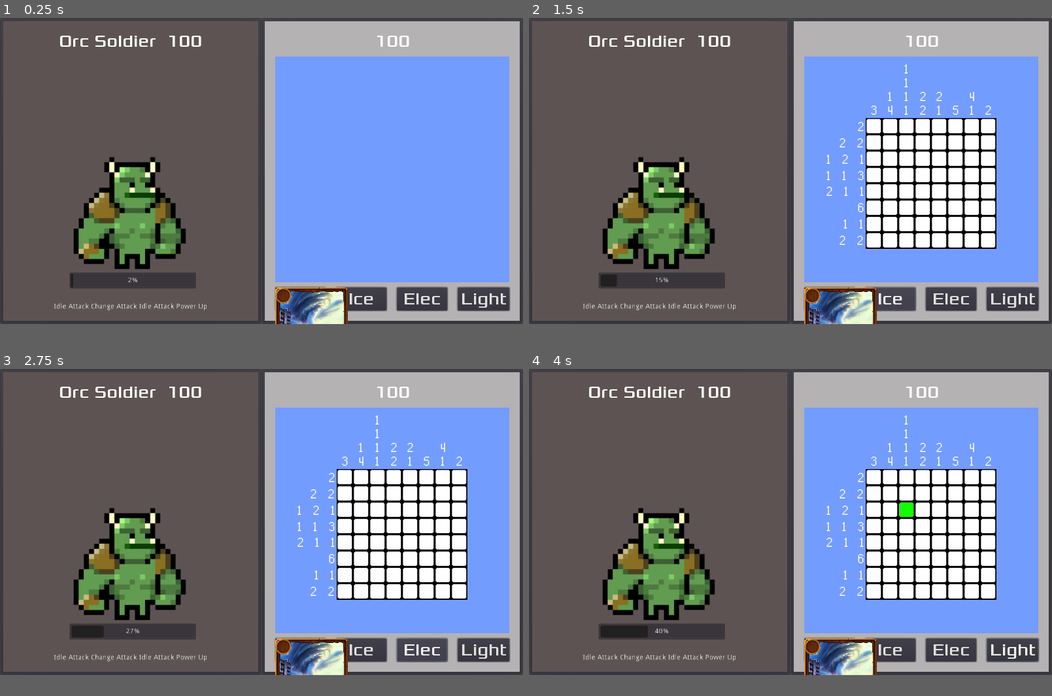
Above: before the commit, frames 1-4 (two rows, left to right).
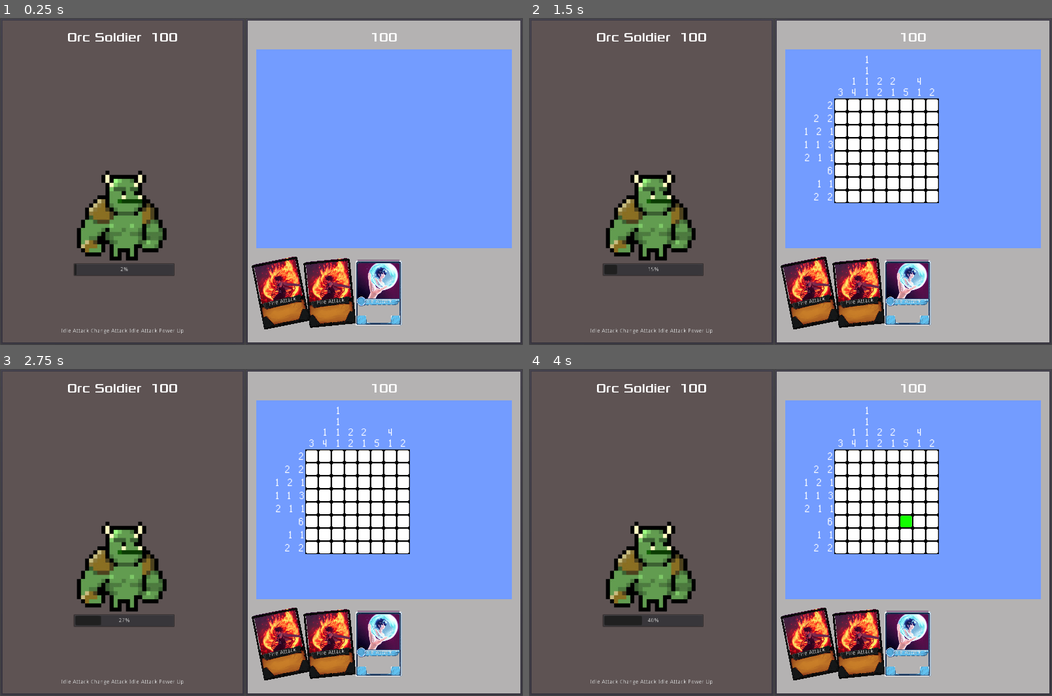
Above: after the commit, the same moments.

Repository: AndrewWilkinson88/LudumDare51
Game: Godot game, scene res://BattleScene.tscn
The game is run twice, just before and just after one commit, with the same random seed, the same clock (stepped at 60 frames per second) and the same inputs.
Inputs (mouse positions are in pixels of both pictures, inside the frame that each line leads up to):
- Up to frame 1 (0.25 s): no input
- Up to frame 2 (1.5 s): click (827, 299) at 0.5 s, where only the run before the commit has a clickable "Fire"; click (889, 299) at 1.25 s, where only the run before the commit has a clickable "Ice"
- Up to frame 3 (2.75 s): click (423, 650) at 2 s, where only the run before the commit has a clickable "Elec"
- Up to frame 4 (4 s): click (1010, 650) at 2.75 s, where only the run before the commit has a clickable "Light"; tap Enter (start_game) at 3.5, 3.6 s; move the mouse to (905, 506) at 3.52 s; hold Right (move_right) from 3.53 s (still down); click (905, 506) at 3.67 s
In our replay, the window is 800x468 before the commit and 800x500 after it. These sizes can differ from the game's own. Grey fills any space a smaller window leaves; there, only what the larger window draws over its background counts as a difference.

The runs differ from the first frame. In frame 1, 27% of the frame differs, in the area x 0-100%, y 0-100%; in frame 2, 38%; in frame 3, 38%; in frame 4, 38%.

Commit message:
Pushing straight to main like a jerk

Diff:
--- a/BattleScene.gd
+++ b/BattleScene.gd
@@ -19,6 +19,9 @@
 var picross_container
 var cur_card
 var player_hand_container
+
+var playerDeckDef
+var playerDeck
 
 signal player_attack
 
@@ -42,17 +45,25 @@
 	current_monster.connect("monster_queue_change", self, "update_monster_queue")
 	current_monster.init_monster()
 
-	player_hand = []
-	var card;
-	card = Card.new(load("res://cards/cardObjects/basic_air_attack.tres"))
-	player_hand_container.add_child(card)
-	card.connect("play_card", self ,"_on_card_clicked")
-	player_hand.append(card)
+	#TODO get players actual current deck
+	_generateDefaultPlayerDeck()
 
-	player_hand.append(Card.new(load("res://cards/cardObjects/basic_fire_attack.tres")))
-	player_hand.append(Card.new(load("res://cards/cardObjects/basic_ice_attack.tres")))
-	player_hand.append(Card.new(load("res://cards/cardObjects/basic_physical_attack.tres")))
+	for i in 3:
+		player_hand_container.addCard(playerDeck.draw(), self)
+
 	pass # Replace with function body.
+
+func _generateDefaultPlayerDeck():
+	var basicAir = load("res://cards/cardObjects/basic_air_attack.tres")
+	var basicFire = load("res://cards/cardObjects/basic_fire_attack.tres")
+	var basicIce = load("res://cards/cardObjects/basic_ice_attack.tres")
+	playerDeckDef = DeckDef.new()
+	for i in 4:
+		playerDeckDef.addCard(basicAir)
+		playerDeckDef.addCard(basicFire)
+		playerDeckDef.addCard(basicIce)
+	playerDeck = DeckInstance.new(playerDeckDef)
+
 
 func _process(delta):
 	monster_health_text.text = str(current_monster.remaining_health)
@@ -100,19 +111,3 @@
 	if cur_card.getCardDef() is AttackCardDef:
 		emit_signal("player_attack", cur_card.getCardDef().attackType,  cur_card.getCardDef().damage)
 	pass
-
-#func _on_fire_complete():
-#	emit_signal("player_attack", attack_type.ATTACK_FIRE, 10)
-#	pass
-#
-#func _on_ice_complete():
-#	emit_signal("player_attack", attack_type.ATTACK_ICE, 10)
-#	pass
-#
-#func _on_air_complete():
-#	emit_signal("player_attack", attack_type.ATTACK_AIR, 10)
-#	pass
-#
-#func _on_light_complete():
-#	emit_signal("player_attack", attack_type.ATTACK_PHYSICAL, 10)
-#	pass
--- a/BattleScene.tscn
+++ b/BattleScene.tscn
@@ -1,8 +1,9 @@
-[gd_scene load_steps=5 format=2]
+[gd_scene load_steps=6 format=2]
 
 [ext_resource path="res://fonts/Xolonium-Regular.ttf" type="DynamicFontData" id=1]
 [ext_resource path="res://Monster.tscn" type="PackedScene" id=2]
 [ext_resource path="res://BattleScene.gd" type="Script" id=3]
+[ext_resource path="res://PlayerHand.gd" type="Script" id=4]
 
 [sub_resource type="DynamicFont" id=1]
 size = 32
@@ -16,20 +17,20 @@
 anchor_left = 1.0
 anchor_right = 1.0
 anchor_bottom = 1.0
-margin_left = -512.0
+margin_left = -680.0
 
 [node name="PlayerBG" type="ColorRect" parent="PlayerSide"]
 margin_left = 7.0
 margin_top = 7.0
-margin_right = 505.0
-margin_bottom = 593.0
+margin_right = 673.0
+margin_bottom = 793.0
 color = Color( 0.705882, 0.698039, 0.698039, 1 )
 
 [node name="PlayerMargins" type="MarginContainer" parent="PlayerSide"]
 margin_left = 7.0
 margin_top = 7.0
-margin_right = 505.0
-margin_bottom = 593.0
+margin_right = 673.0
+margin_bottom = 793.0
 custom_constants/margin_right = 20
 custom_constants/margin_top = 20
 custom_constants/margin_left = 20
@@ -38,13 +39,13 @@
 [node name="PlayerLayout" type="GridContainer" parent="PlayerSide/PlayerMargins"]
 margin_left = 20.0
 margin_top = 20.0
-margin_right = 478.0
-margin_bottom = 566.0
+margin_right = 646.0
+margin_bottom = 766.0
 custom_constants/vseparation = 10
 custom_constants/hseparation = 10
 
 [node name="PlayerHealth" type="Label" parent="PlayerSide/PlayerMargins/PlayerLayout"]
-margin_right = 458.0
+margin_right = 626.0
 margin_bottom = 39.0
 custom_fonts/font = SubResource( 1 )
 text = "100"
@@ -53,69 +54,37 @@
 
 [node name="PicrossContainer" type="ColorRect" parent="PlayerSide/PlayerMargins/PlayerLayout"]
 margin_top = 49.0
-margin_right = 458.0
-margin_bottom = 491.0
+margin_right = 626.0
+margin_bottom = 536.0
 size_flags_vertical = 3
 color = Color( 0.45098, 0.611765, 1, 1 )
 
 [node name="PlayerHandContainer" type="HBoxContainer" parent="PlayerSide/PlayerMargins/PlayerLayout"]
-margin_top = 501.0
-margin_right = 458.0
-margin_bottom = 546.0
+margin_top = 546.0
+margin_right = 626.0
+margin_bottom = 746.0
+rect_min_size = Vector2( 0, 200 )
 size_flags_horizontal = 3
 custom_constants/separation = 20
 alignment = 1
-__meta__ = {
-"_edit_group_": true
-}
-
-[node name="FireButton" type="Button" parent="PlayerSide/PlayerMargins/PlayerLayout/PlayerHandContainer"]
-margin_right = 99.0
-margin_bottom = 45.0
-size_flags_horizontal = 3
-custom_fonts/font = SubResource( 1 )
-text = "Fire"
-
-[node name="IceButton" type="Button" parent="PlayerSide/PlayerMargins/PlayerLayout/PlayerHandContainer"]
-margin_left = 119.0
-margin_right = 219.0
-margin_bottom = 45.0
-size_flags_horizontal = 3
-custom_fonts/font = SubResource( 1 )
-text = "Ice"
-
-[node name="AirButton" type="Button" parent="PlayerSide/PlayerMargins/PlayerLayout/PlayerHandContainer"]
-margin_left = 239.0
-margin_right = 338.0
-margin_bottom = 45.0
-size_flags_horizontal = 3
-custom_fonts/font = SubResource( 1 )
-text = "Elec"
-
-[node name="LightButton" type="Button" parent="PlayerSide/PlayerMargins/PlayerLayout/PlayerHandContainer"]
-margin_left = 358.0
-margin_right = 458.0
-margin_bottom = 45.0
-size_flags_horizontal = 3
-custom_fonts/font = SubResource( 1 )
-text = "Light"
+script = ExtResource( 4 )
 
 [node name="PanelContainer" type="PanelContainer" parent="."]
 anchor_bottom = 1.0
-margin_right = 512.0
+margin_right = 600.0
 
 [node name="MonsterBG" type="ColorRect" parent="PanelContainer"]
 margin_left = 7.0
 margin_top = 7.0
-margin_right = 505.0
-margin_bottom = 593.0
+margin_right = 593.0
+margin_bottom = 793.0
 color = Color( 0.368627, 0.32549, 0.32549, 1 )
 
 [node name="MarginContainer" type="MarginContainer" parent="PanelContainer"]
 margin_left = 7.0
 margin_top = 7.0
-margin_right = 505.0
-margin_bottom = 593.0
+margin_right = 593.0
+margin_bottom = 793.0
 custom_constants/margin_right = 20
 custom_constants/margin_top = 20
 custom_constants/margin_left = 20
@@ -124,49 +93,44 @@
 [node name="GridContainer" type="GridContainer" parent="PanelContainer/MarginContainer"]
 margin_left = 20.0
 margin_top = 20.0
-margin_right = 478.0
-margin_bottom = 566.0
+margin_right = 566.0
+margin_bottom = 766.0
 custom_constants/vseparation = 20
 custom_constants/hseparation = 20
 
 [node name="MonsterName" type="HBoxContainer" parent="PanelContainer/MarginContainer/GridContainer"]
-margin_right = 458.0
+margin_right = 546.0
 margin_bottom = 39.0
 size_flags_horizontal = 3
 custom_constants/separation = 20
 alignment = 1
 
 [node name="MonsterName" type="Label" parent="PanelContainer/MarginContainer/GridContainer/MonsterName"]
-margin_left = 93.0
-margin_right = 275.0
+margin_left = 137.0
+margin_right = 319.0
 margin_bottom = 39.0
 custom_fonts/font = SubResource( 1 )
 text = "Orc Soldier"
 
 [node name="MonsterHealth" type="Label" parent="PanelContainer/MarginContainer/GridContainer/MonsterName"]
-margin_left = 295.0
-margin_right = 364.0
+margin_left = 339.0
+margin_right = 408.0
 margin_bottom = 39.0
 custom_fonts/font = SubResource( 1 )
 text = "100"
 
 [node name="SpriteContainer" type="CenterContainer" parent="PanelContainer/MarginContainer/GridContainer"]
 margin_top = 59.0
-margin_right = 458.0
-margin_bottom = 526.0
+margin_right = 546.0
+margin_bottom = 726.0
 size_flags_horizontal = 3
 size_flags_vertical = 3
 
 [node name="MonsterActions" type="HBoxContainer" parent="PanelContainer/MarginContainer/GridContainer"]
-margin_top = 546.0
-margin_right = 458.0
-margin_bottom = 546.0
+margin_top = 746.0
+margin_right = 546.0
+margin_bottom = 746.0
 alignment = 1
 __meta__ = {
 "_edit_group_": true
 }
-
-[connection signal="pressed" from="PlayerSide/PlayerMargins/PlayerLayout/PlayerHandContainer/FireButton" to="." method="_on_fire_complete"]
-[connection signal="pressed" from="PlayerSide/PlayerMargins/PlayerLayout/PlayerHandContainer/IceButton" to="." method="_on_ice_complete"]
-[connection signal="pressed" from="PlayerSide/PlayerMargins/PlayerLayout/PlayerHandContainer/AirButton" to="." method="_on_air_complete"]
-[connection signal="pressed" from="PlayerSide/PlayerMargins/PlayerLayout/PlayerHandContainer/LightButton" to="." method="_on_light_complete"]
--- /dev/null
+++ b/PlayerHand.gd
@@ -0,0 +1,30 @@
+extends HBoxContainer
+
+class_name PlayerHand
+
+var cards:Array
+
+# Called when the node enters the scene tree for the first time.
+func _ready():
+	cards = []
+	pass # Replace with function body.
+
+func addCard(cardDef, battleScene):
+	var card = Card.new(cardDef)
+	card.connect("play_card", battleScene ,"_on_card_clicked")
+
+	card.set_position(Vector2(cards.size() * 120 + 60, 100))
+	card.set_rotation( - PI / 16.0 + cards.size() * (PI / 32.0))
+
+	add_child(card)
+
+	cards.append(card)
+
+
+func removeCard(card, battleScene):
+	card.disconnect("play_card", battleScene ,"_on_card_clicked")
+	remove_child(card)
+	for i in cards.size():
+		if cards[i] == card:
+			cards.remove(i)
+			return
--- a/cards/Card.gd
+++ b/cards/Card.gd
@@ -16,32 +16,35 @@
 	print("card name = " + card._cardDef.cardName)
 
 func _init(cardDef):
-	connect("play_card", self, "_test")
+	randomize()
+	#connect("play_card", self, "_test")
 	_cardDef = cardDef
 	if _cardDef.picrossPool.size() > 0:
-		var r = RandomNumberGenerator.new()
-		_pickedPicross = _cardDef.picrossPool[r.randi_range(0, _cardDef.picrossPool.size()-1)]
+		_pickedPicross = _cardDef.picrossPool[randi() % _cardDef.picrossPool.size()]
 	_cardBorder = Sprite.new()
-	_cardBorder.centered = false
-	_cardBorder.scale.x = .1
-	_cardBorder.scale.y = .1
+	#_cardBorder.centered = false
+	_cardBorder.scale.x = .08
+	_cardBorder.scale.y = .08
 	_cardBorder.texture = _cardDef.borderArt
 
 	_cardImage = Sprite.new()
-	_cardImage.centered = false
-	_cardImage.position.x = 10
-	_cardImage.scale.x = .25
-	_cardImage.scale.y = .25
+	#_cardImage.centered = false
+	#_cardImage.position.x = 10
+	_cardImage.position.y = -30
+	_cardImage.scale.x = .2
+	_cardImage.scale.y = .2
 	_cardImage.texture = _cardDef.cardArt
 	add_child(_cardImage)
 	add_child(_cardBorder)
 
+	#set_size(_cardBorder.get_rect().size * 10)
+
 	var title:Label = Label.new()
-	title.set_size(Vector2(120,10))
+	title.set_size(Vector2(100,10))
 	title.valign = title.VALIGN_CENTER
 	title.align = title.ALIGN_CENTER
 	title.text = cardDef.cardName
-	title.set_position(Vector2(10,120))
+	title.set_position(Vector2(-50,14))
 	add_child(title)
 	connect("pressed", self, "_button_pressed")
 
--- /dev/null
+++ b/cards/DeckDef.gd
@@ -0,0 +1,13 @@
+extends Resource
+
+class_name DeckDef
+
+var cards:Array
+
+func _init(cards = []):
+	cards = []
+	for c in cards:
+		cards.append(c)
+
+func addCard(card):
+	cards.append(card)
--- /dev/null
+++ b/cards/DeckInsnace.gd
@@ -0,0 +1,36 @@
+extends Node2D
+
+class_name DeckInstance
+
+var _deckDef
+var _curShuffle
+var _discard
+
+func _init(deckDef):
+	_deckDef = deckDef
+	_discard = []
+	#This makes a copy of all cards in the _deckDef
+	_curShuffle = [] + _deckDef.cards
+	shuffleDeck()
+
+func shuffleDeck():
+	randomize()
+	var temp
+	for i in _curShuffle.size():
+		var pick = randi() % (_curShuffle.size() - i)
+		temp  = _curShuffle[i]
+		_curShuffle[i] = _curShuffle[i + pick]
+		_curShuffle[i+pick] = temp
+
+func discard(card):
+	_discard.append(card)
+
+func draw():
+	if _curShuffle.size() == 0:
+		if _discard.size() != 0:
+			_curShuffle += _discard
+			_discard = []
+			shuffleDeck()
+	var ret = _curShuffle[0]
+	_curShuffle.remove(0)
+	return ret
--- a/cards/cardObjects/basic_air_attack.tres
+++ b/cards/cardObjects/basic_air_attack.tres
@@ -1,10 +1,10 @@
 [gd_resource type="Resource" load_steps=6 format=2]
 
 [ext_resource path="res://picross/smiley.png" type="Texture" id=1]
-[ext_resource path="res://picross/turtle.png" type="Texture" id=2]
+[ext_resource path="res://picross/camel.png" type="Texture" id=2]
 [ext_resource path="res://cards/AttackCardDef.gd" type="Script" id=3]
 [ext_resource path="res://cards/cardArt/frame_wood.png" type="Texture" id=4]
-[ext_resource path="res://cards/cardArt/air/tornado.png" type="Texture" id=5]
+[ext_resource path="res://cards/cardArt/air/tornado2.png" type="Texture" id=5]
 
 [resource]
 script = ExtResource( 3 )
--- a/cards/cardObjects/basic_fire_attack.tres
+++ b/cards/cardObjects/basic_fire_attack.tres
@@ -1,7 +1,7 @@
 [gd_resource type="Resource" load_steps=6 format=2]
 
 [ext_resource path="res://picross/smiley.png" type="Texture" id=1]
-[ext_resource path="res://picross/turtle.png" type="Texture" id=2]
+[ext_resource path="res://picross/camel.png" type="Texture" id=2]
 [ext_resource path="res://cards/AttackCardDef.gd" type="Script" id=3]
 [ext_resource path="res://cards/cardArt/frame_title_lava.png" type="Texture" id=4]
 [ext_resource path="res://cards/cardArt/fire/fire2.png" type="Texture" id=5]
--- a/cards/cardObjects/basic_ice_attack.tres
+++ b/cards/cardObjects/basic_ice_attack.tres
@@ -1,7 +1,7 @@
 [gd_resource type="Resource" load_steps=6 format=2]
 
 [ext_resource path="res://picross/smiley.png" type="Texture" id=1]
-[ext_resource path="res://picross/turtle.png" type="Texture" id=2]
+[ext_resource path="res://picross/camel.png" type="Texture" id=2]
 [ext_resource path="res://cards/AttackCardDef.gd" type="Script" id=3]
 [ext_resource path="res://cards/cardArt/ice/iceattack4.png" type="Texture" id=4]
 [ext_resource path="res://cards/cardArt/frame_title_ice.png" type="Texture" id=5]
--- a/cards/cardObjects/basic_physical_attack.tres
+++ b/cards/cardObjects/basic_physical_attack.tres
@@ -1,7 +1,7 @@
 [gd_resource type="Resource" load_steps=6 format=2]
 
 [ext_resource path="res://picross/smiley.png" type="Texture" id=1]
-[ext_resource path="res://picross/turtle.png" type="Texture" id=2]
+[ext_resource path="res://picross/camel.png" type="Texture" id=2]
 [ext_resource path="res://cards/AttackCardDef.gd" type="Script" id=3]
 [ext_resource path="res://cards/cardArt/physical/fightingstance2.png" type="Texture" id=4]
 [ext_resource path="res://cards/cardArt/frame_title_sci-fi.png" type="Texture" id=5]
--- a/project.godot
+++ b/project.godot
@@ -29,6 +29,16 @@
 "language": "GDScript",
 "path": "res://cards/CardDef.gd"
 }, {
+"base": "Resource",
+"class": "DeckDef",
+"language": "GDScript",
+"path": "res://cards/DeckDef.gd"
+}, {
+"base": "Node2D",
+"class": "DeckInstance",
+"language": "GDScript",
+"path": "res://cards/DeckInsnace.gd"
+}, {
 "base": "Node2D",
 "class": "PicrossCell",
 "language": "GDScript",
@@ -38,14 +48,22 @@
 "class": "PicrossPuzzle",
 "language": "GDScript",
 "path": "res://picross/PicrossPuzzle.gd"
+}, {
+"base": "HBoxContainer",
+"class": "PlayerHand",
+"language": "GDScript",
+"path": "res://PlayerHand.gd"
 } ]
 _global_script_class_icons={
 "AttackCardDef": "",
 "BattleScene": "",
 "Card": "",
 "CardDef": "",
+"DeckDef": "",
+"DeckInstance": "",
 "PicrossCell": "",
-"PicrossPuzzle": ""
+"PicrossPuzzle": "",
+"PlayerHand": ""
 }
 
 [application]
@@ -56,6 +74,8 @@
 
 [display]
 
+window/size/width=1280
+window/size/height=800
 window/stretch/mode="2d"
 window/stretch/aspect="keep"
 
Binary file added: picross/camel.png
Not shown, added: picross/camel.png.import
Binary file changed: picross/turtle.png
